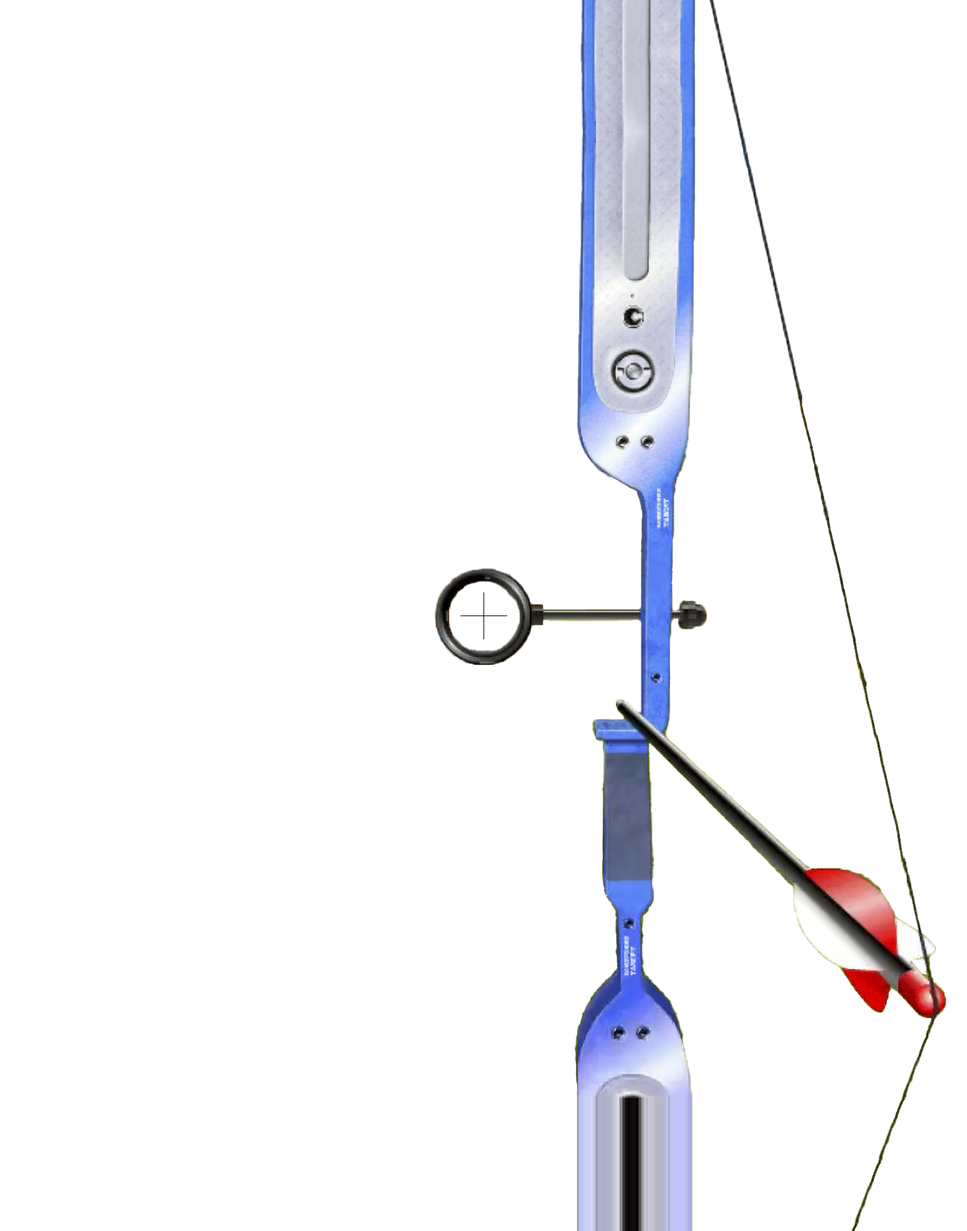
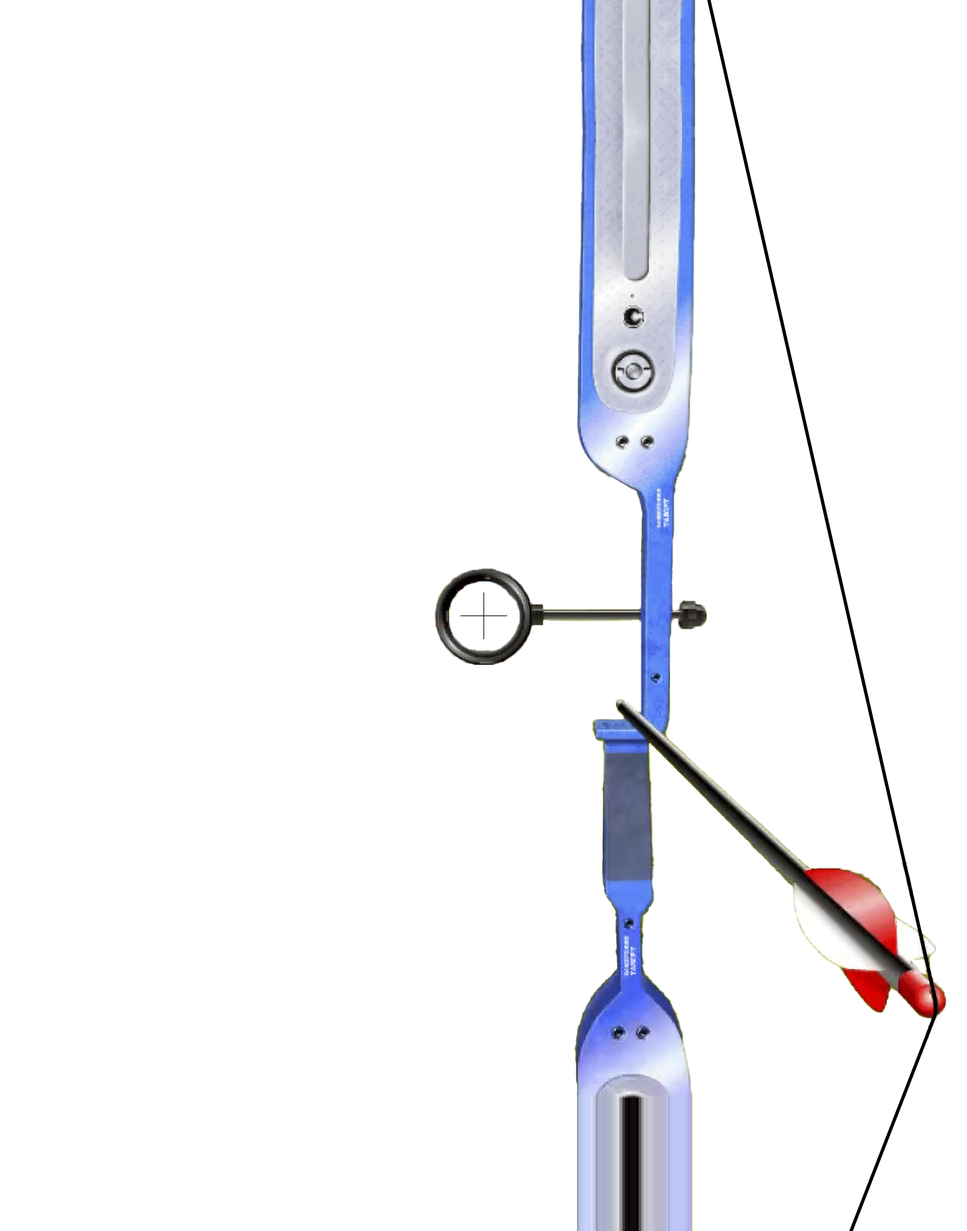
Before/after of a 967x1231 layered artwork. What changed in the layer stack:
added layer "선 2" above "선 1" over 849, 1018, 936, 1231
added layer "선 1" above "레이어 16" over 707, 0, 938, 1000
painted on "레이어 16" over 708, 0, 939, 1231
